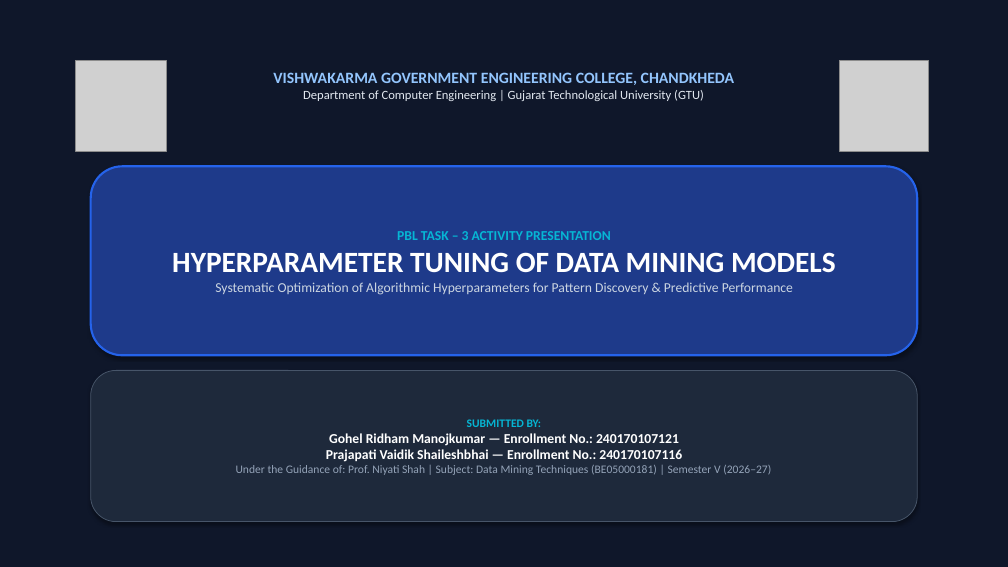
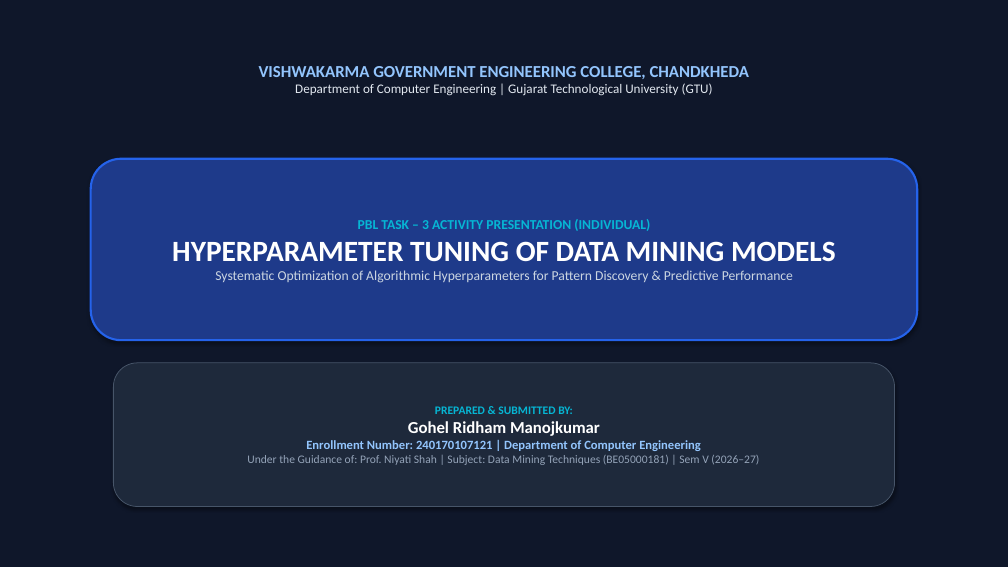
Before and after one commit to ridhamgohel2007-cmyk/MovieMine, a slide deck: slide 1 of pbl3_poster/Hyperparameter_Tuning_PBL3_Presentation.pptx. Drawn at 1008x567 pixels with LibreOffice and Linux fonts; fonts in the diff are those of the drawing; grey boxes stand for pictures. Boxes give left, top, right and bottom in pixels: in the first picture for what was removed or moved away, otherwise in the second. Text is boxed around its words. In the diff, an @@ line names an element or a change of style, - is before the commit and + after.

Commit message:
Update PBL-3 poster to clean A3 landscape without logos and individual student Gohel Ridham Manojkumar (240170107121)

```diff
--- a/pbl3_poster/Hyperparameter_Tuning_PBL3_Presentation.pptx
+++ b/pbl3_poster/Hyperparameter_Tuning_PBL3_Presentation.pptx
@@ text "VISHWAKARMA GOVERNMENT ENGINEERING COLLEGE, CHANDKHEDA": place and size @@
-text "VISHWAKARMA GOVERNMENT ENGINEERING COLLEGE, CHANDKHEDA" at [273,72,734,101]
+text "VISHWAKARMA GOVERNMENT ENGINEERING COLLEGE, CHANDKHEDA" at [259,66,749,96]
@@ text "VISHWAKARMA GOVERNMENT ENGINEERING COLLEGE, CHANDKHEDA" at [259,66,749,96]: size 15 to 16 pt in "VISHWAKARMA GOVERNMENT ENGINEERING COLLEGE, CHANDKHEDA"; size 12 to 12.5 pt in "Department of Computer Engineering | Gujarat Technological ..." @@
@@ picture removed at [76,60,166,151] @@
@@ picture removed at [839,60,929,151] @@
@@ rounded rectangle "PBL TASK – 3 ACTIVITY ...": place and size @@
-rounded rectangle "PBL TASK – 3 ACTIVITY ..." at [91,166,917,355]
+rounded rectangle "PBL TASK – 3 ACTIVITY ..." at [91,159,917,340]
@@ text in rounded rectangle at [358,219,650,231]: text changed @@
-PBL TASK – 3 ACTIVITY PRESENTATION
+PBL TASK – 3 ACTIVITY PRESENTATION (INDIVIDUAL)
@@ rounded rectangle "PREPARED & SUBMITTED BY:": place and size @@
-rounded rectangle "PREPARED & SUBMITTED BY:" at [91,371,917,522]
+rounded rectangle "PREPARED & SUBMITTED BY:" at [113,363,895,507]
@@ text in rounded rectangle at [247,406,759,465]: text changed; text colour #FFFFFF to #94A3B8 @@
-SUBMITTED BY:
-Gohel Ridham Manojkumar — Enrollment No.: 240170107121
-Prajapati Vaidik Shaileshbhai — Enrollment No.: 240170107116
-Under the Guidance of: Prof. Niyati Shah | Subject: Data Mining Techniques (BE05000181) | Semester V (2026–27)
+PREPARED & SUBMITTED BY:
+Gohel Ridham Manojkumar
+Enrollment Number: 240170107121 | Department of Computer Engineering
+Under the Guidance of: Prof. Niyati Shah | Subject: Data Mining Techniques (BE05000181) | Sem V (2026–27)
```
Also in this commit, not shown: 5 other files.
